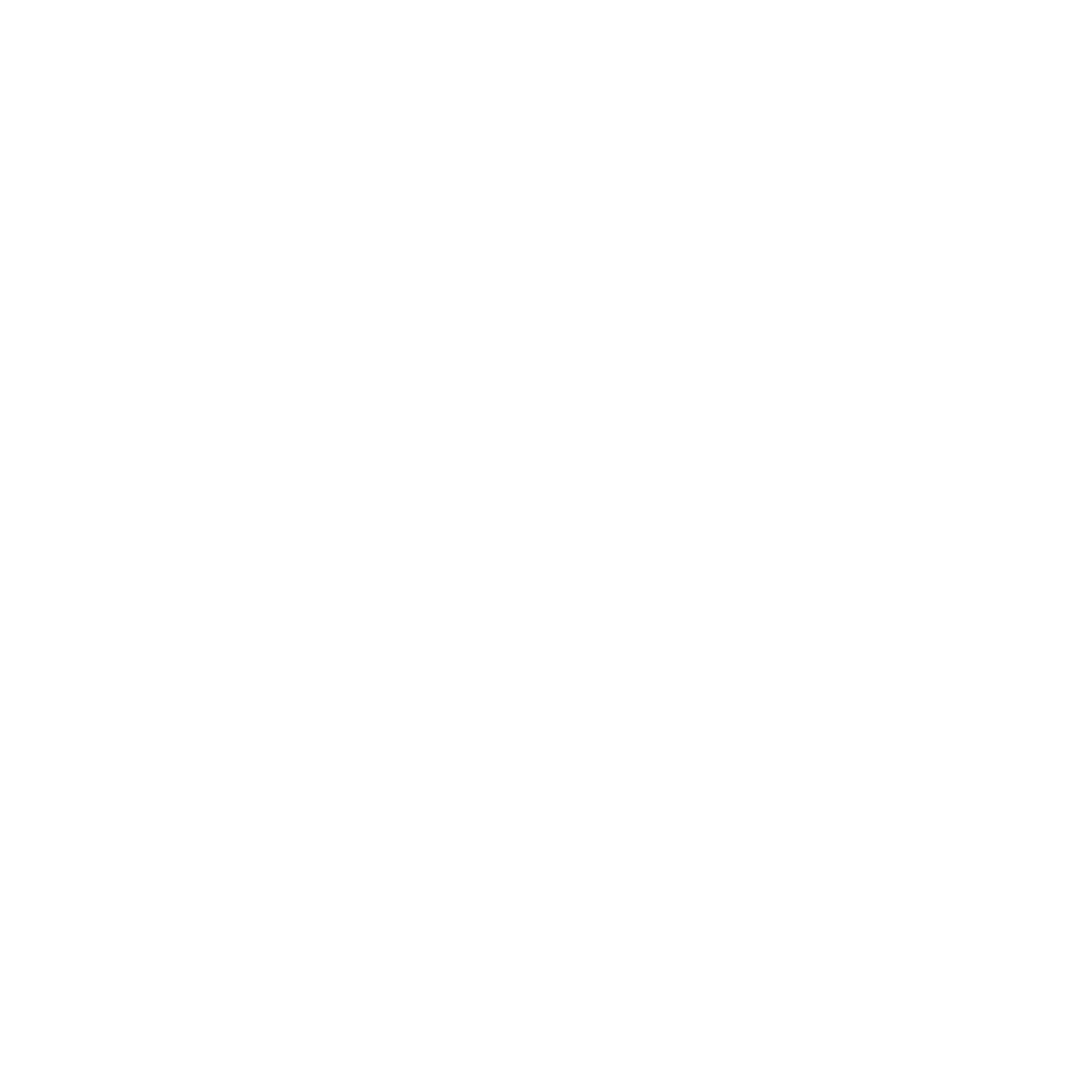
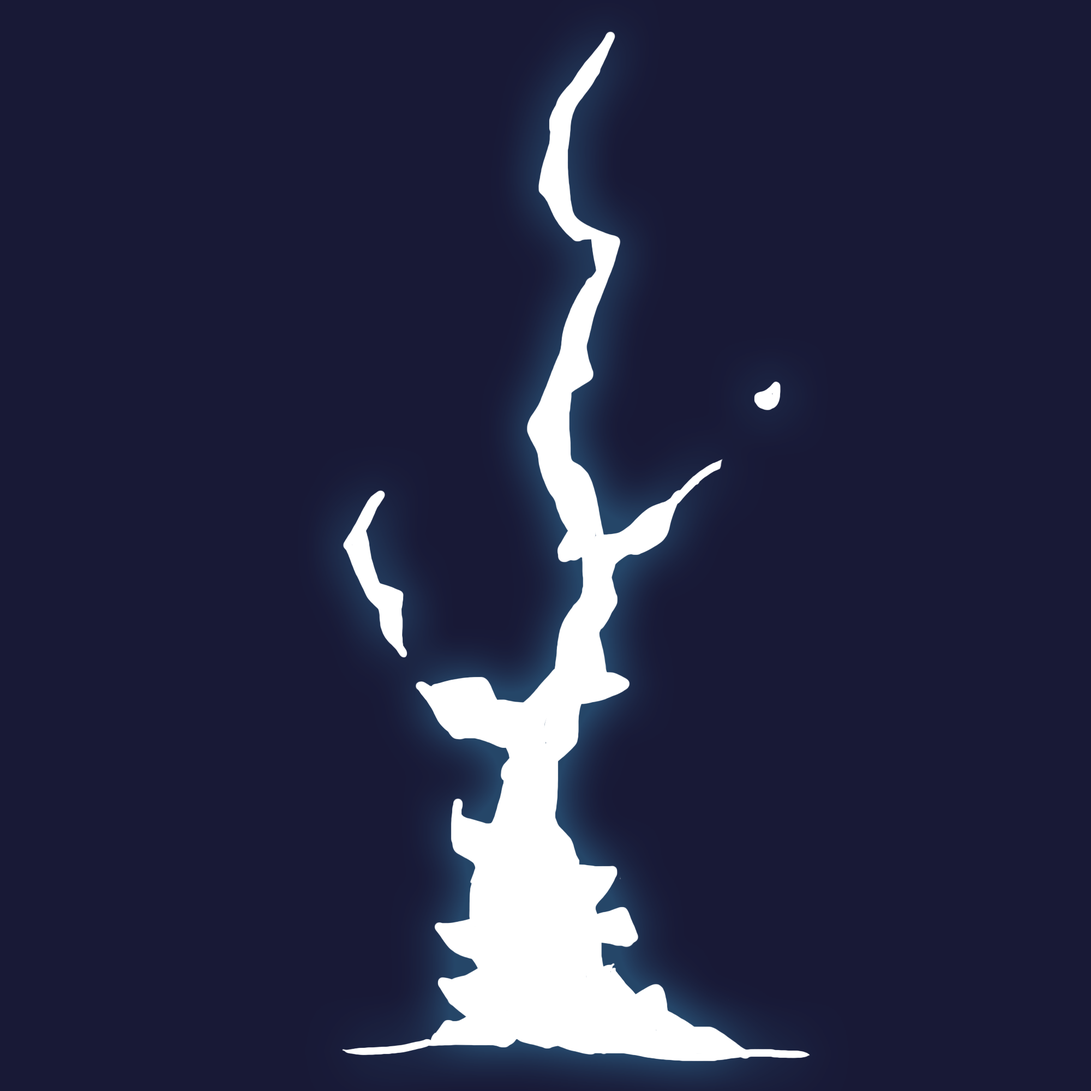
Revision of a layered (1091, 1091) image; what changed, layer by layer:
showed "8", painted on it over [342, 31, 811, 1063]
hid "1", opacity 100% → 46% over [476, 897, 645, 1050]
showed "Ebene 1" over [0, 0, 1091, 1091]
